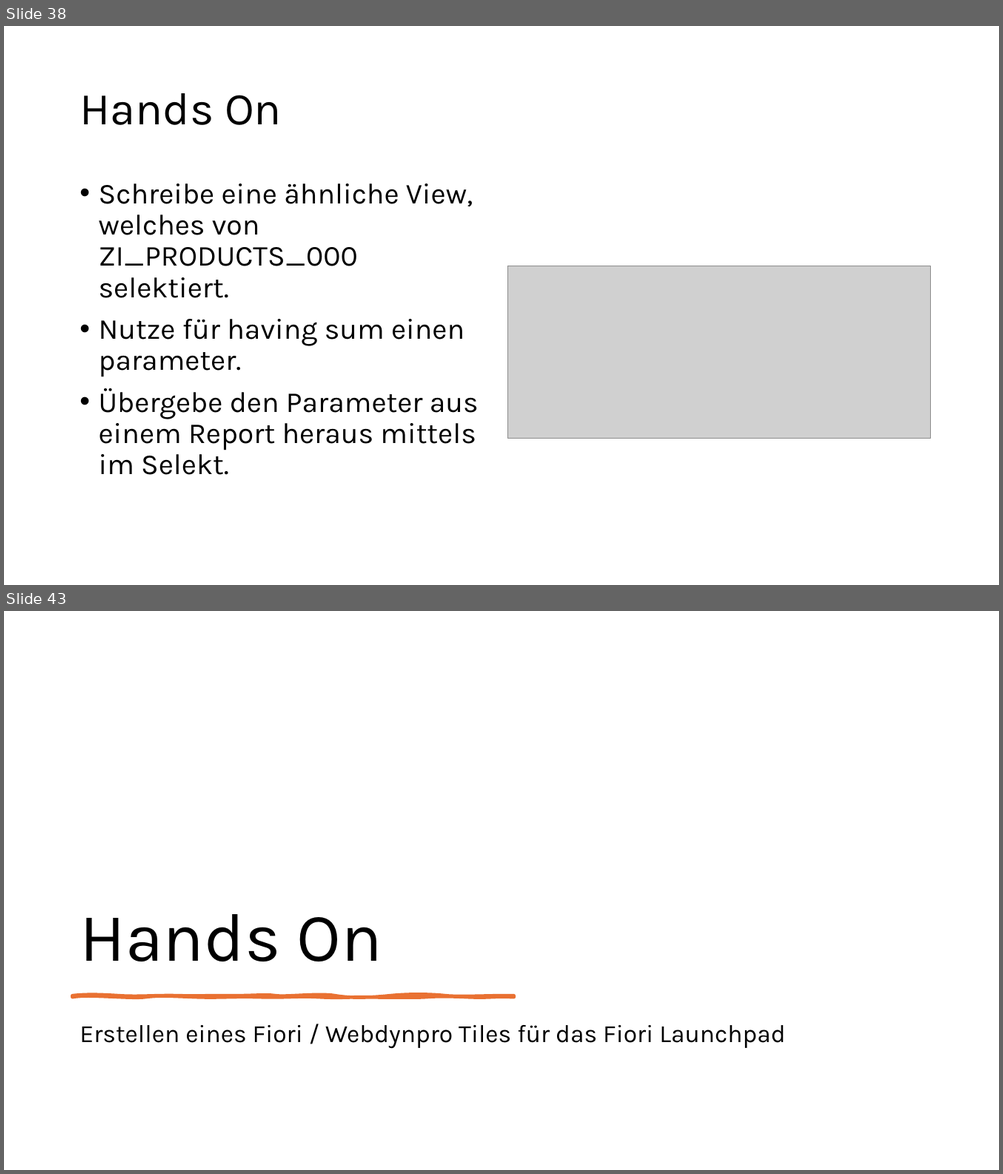
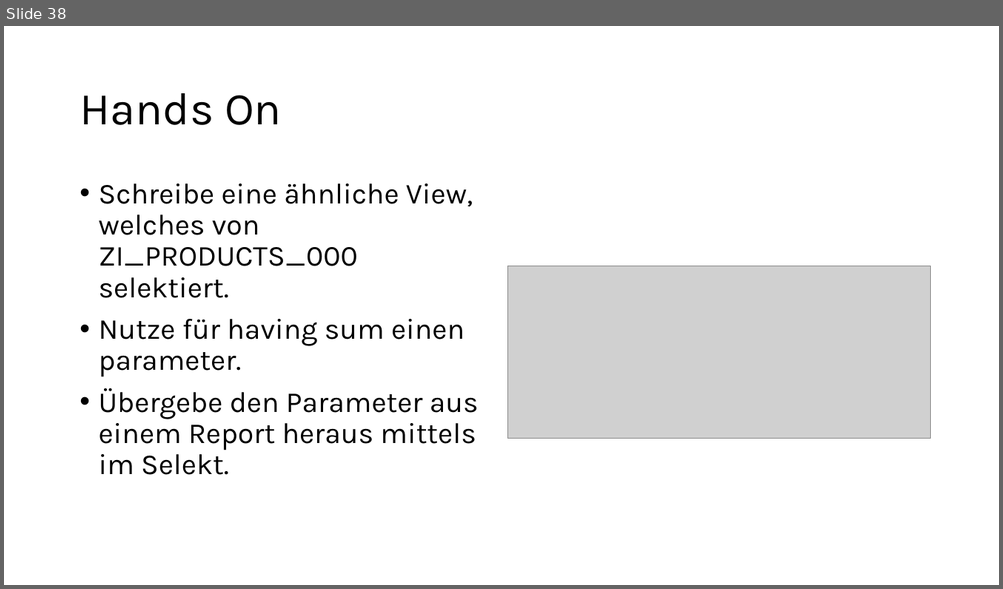
Before and after one commit to DevelopmentBvise/Schulung, a slide deck: CDS presentation/Tag1_Data Modeling with Core Data Services.pptx. Shown one above the other, each under a label of ours: slides 38 and 43 before the commit, slide 38 after it; the slides between them are not shown. The pictures are 1003x1174 and 1003x589 pixels, drawn with LibreOffice and Linux fonts; fonts in the diff are those of the drawing; grey boxes stand for pictures. Boxes give left, top, right and bottom in pixels: in the first picture for what was removed or moved away, otherwise in the second. Text is boxed around its words. In the diff, an @@ line names an element or a change of style, - is before the commit and + after.

```diff
--- a/CDS presentation/Tag1_Data Modeling with Core Data Services.pptx
+++ b/CDS presentation/Tag1_Data Modeling with Core Data Services.pptx
@@ slide 43 removed at bbox=[4, 611, 999, 1170], background #FFFFFF @@
@@ title removed at bbox=[79, 914, 382, 962] @@
-Hands On
@@ freeform shape removed at bbox=[73, 996, 515, 997] @@
@@ text removed at bbox=[79, 1025, 785, 1049] @@
-Erstellen eines Fiori / Webdynpro Tiles für das Fiori Launchpad
```
Also in this commit, not shown: 1 slide changed, 12 other slides removed.
